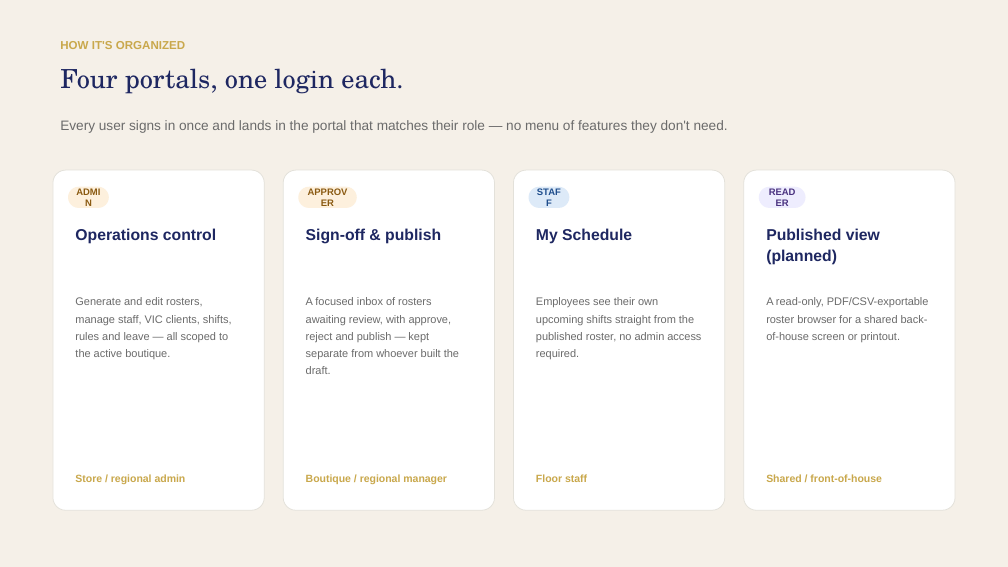
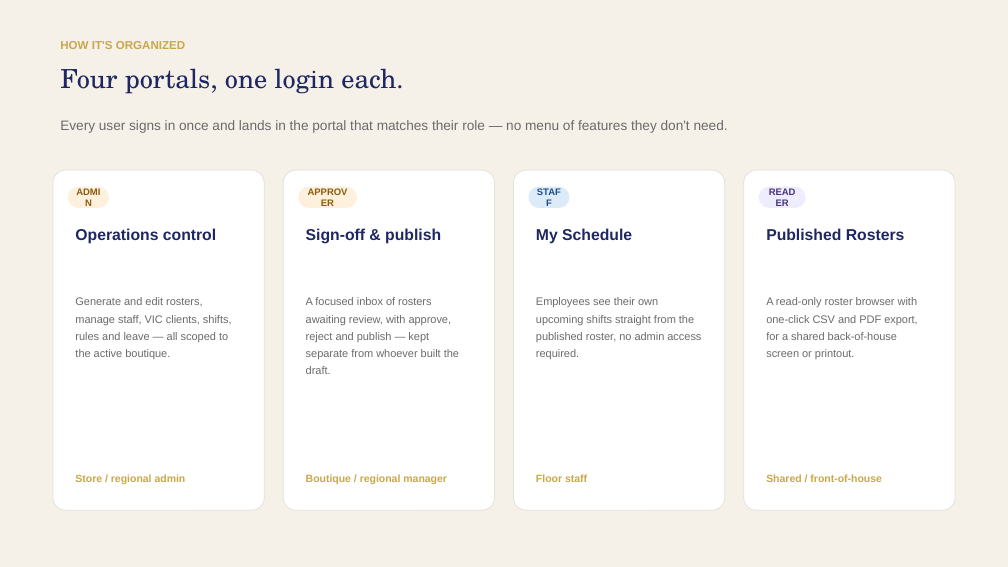
Before and after one commit to ohtiek/roster-app, a slide deck: slide 3 of frontend/public/introduction/product-overview.pptx. Drawn at 1008x567 pixels with LibreOffice and Linux fonts; fonts in the diff are those of the drawing. Boxes give left, top, right and bottom in pixels: in the first picture for what was removed or moved away, otherwise in the second. Text is boxed around its words. In the diff, an @@ line names an element or a change of style, - is before the commit and + after.

```diff
--- a/frontend/public/introduction/product-overview.pptx
+++ b/frontend/public/introduction/product-overview.pptx
@@ text at box(766, 228, 905, 240): text changed @@
-Published view (planned)
+Published Rosters
@@ text at box(766, 297, 917, 359): text changed @@
-A read-only, PDF/CSV-exportable roster browser for a shared back-of-house screen or printout.
+A read-only roster browser with one-click CSV and PDF export, for a shared back-of-house screen or printout.
```
Also in this commit, not shown: 3 other slides changed, 1 slide added, 3 other files.
